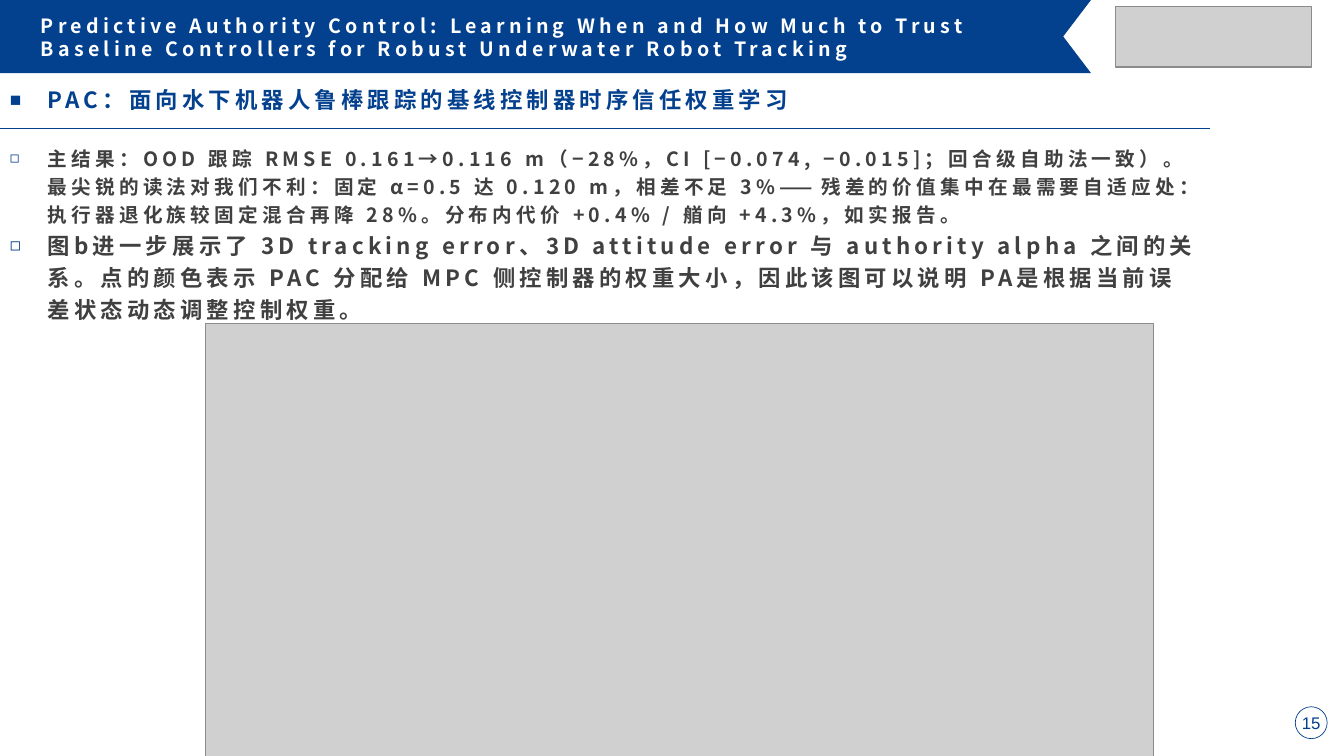
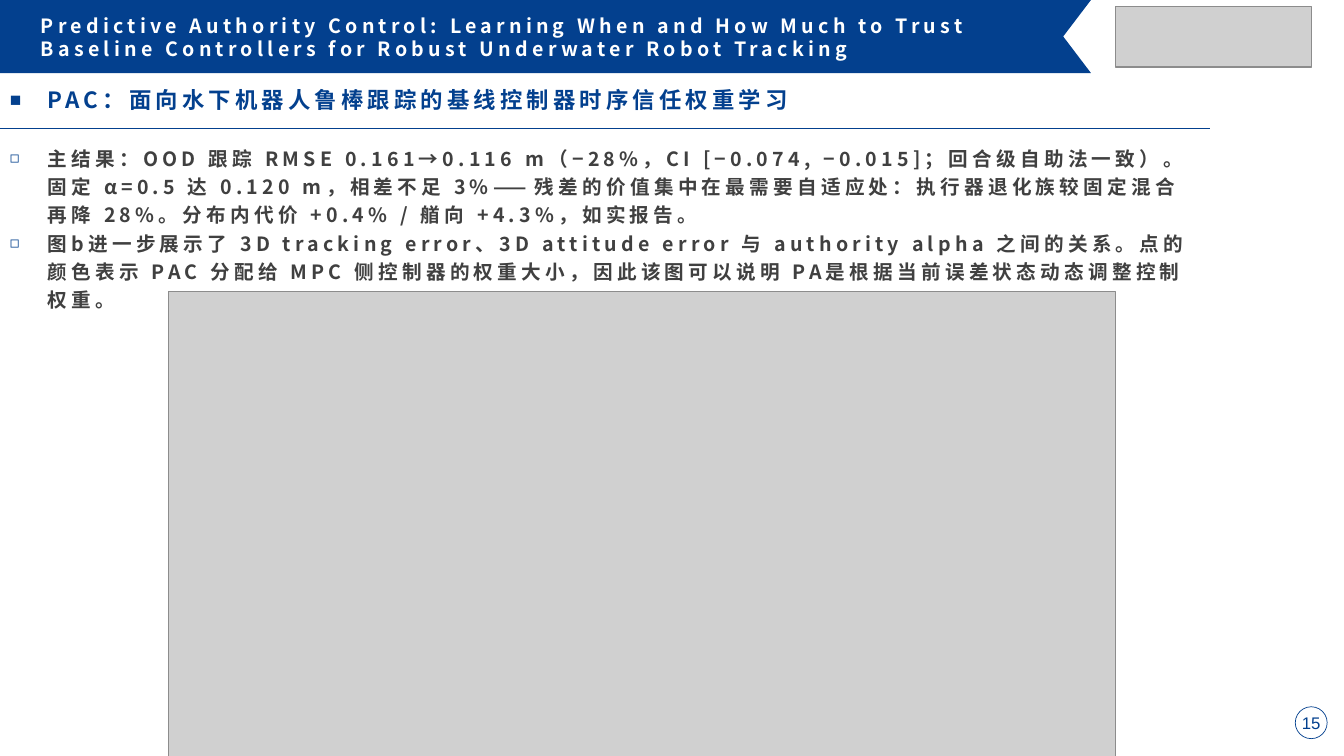
Before and after one commit to Jiacheng-Tian/predictive-authority-control, a slide deck: slide 15 of paper/PAC_组会答辩_完整版.pptx. Drawn at 1344x756 pixels with LibreOffice and Linux fonts; fonts in the diff are those of the drawing; grey boxes stand for pictures. Boxes give left, top, right and bottom in pixels: in the first picture for what was removed or moved away, otherwise in the second. Text is boxed around its words. In the diff, an @@ line names an element or a change of style, - is before the commit and + after.

```diff
--- a/paper/PAC_组会答辩_完整版.pptx
+++ b/paper/PAC_组会答辩_完整版.pptx
@@ text at (48, 149, 1183, 228): text changed @@
-◻ 主结果：OOD 跟踪 RMSE 0.161→0.116 m（−28%，CI [−0.074, −0.015]；回合级自助法一致）。最尖锐的读法对我们不利：固定 α=0.5 达 0.120 m，相差不足 3%——残差的价值集中在最需要自适应处：执行器退化族较固定混合再降 28%。分布内代价 +0.4% / 艏向 +4.3%，如实报告。
+◻ 主结果：OOD 跟踪 RMSE 0.161→0.116 m（−28%，CI [−0.074, −0.015]；回合级自助法一致）。固定 α=0.5 达 0.120 m，相差不足 3%——残差的价值集中在最需要自适应处：执行器退化族较固定混合再降 28%。分布内代价 +0.4% / 艏向 +4.3%，如实报告。
@@ text at (48, 234, 1184, 309): size 16 to 14 pt in "图b进一步展示了 3D tracking error、3D attitude error 与 ..." @@
@@ picture: place and size @@
-picture at (206, 324, 1153, 756)
+picture at (168, 292, 1116, 756)
```
Also in this commit, not shown: 13 other slides changed, 1 slide removed.
